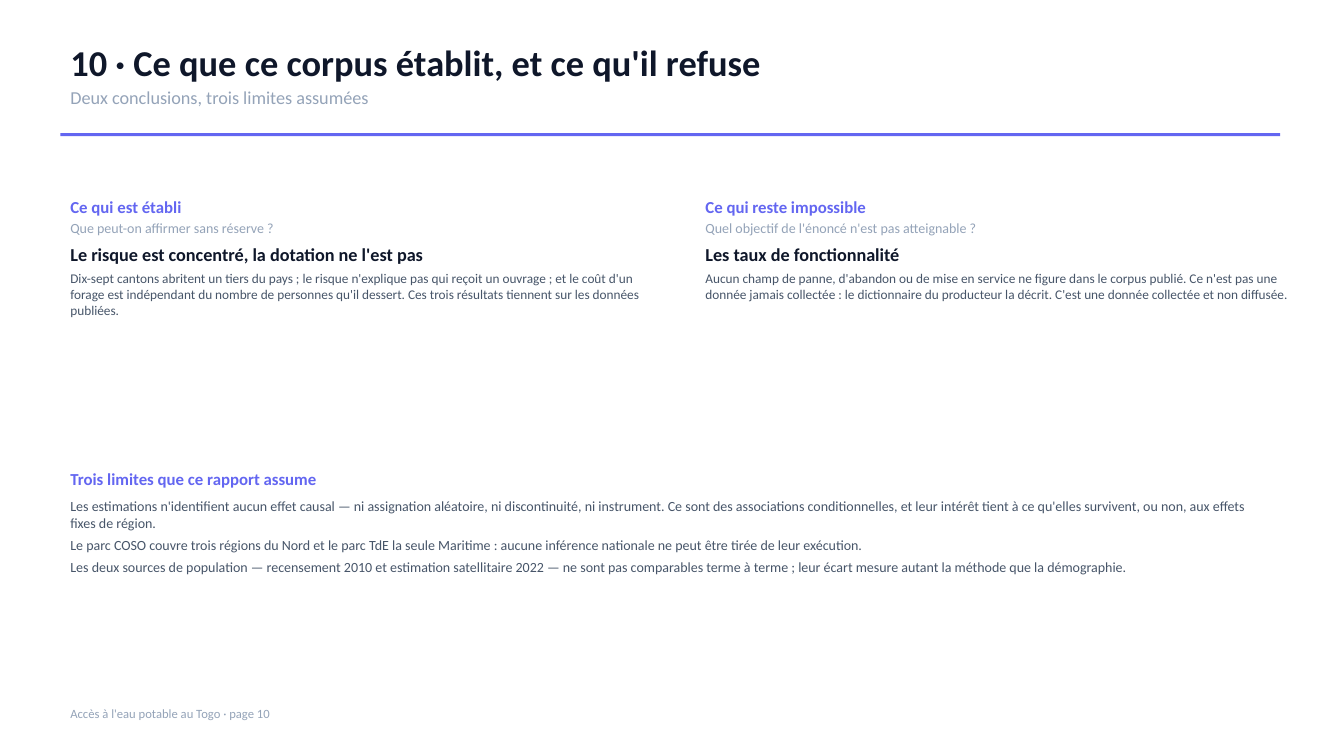
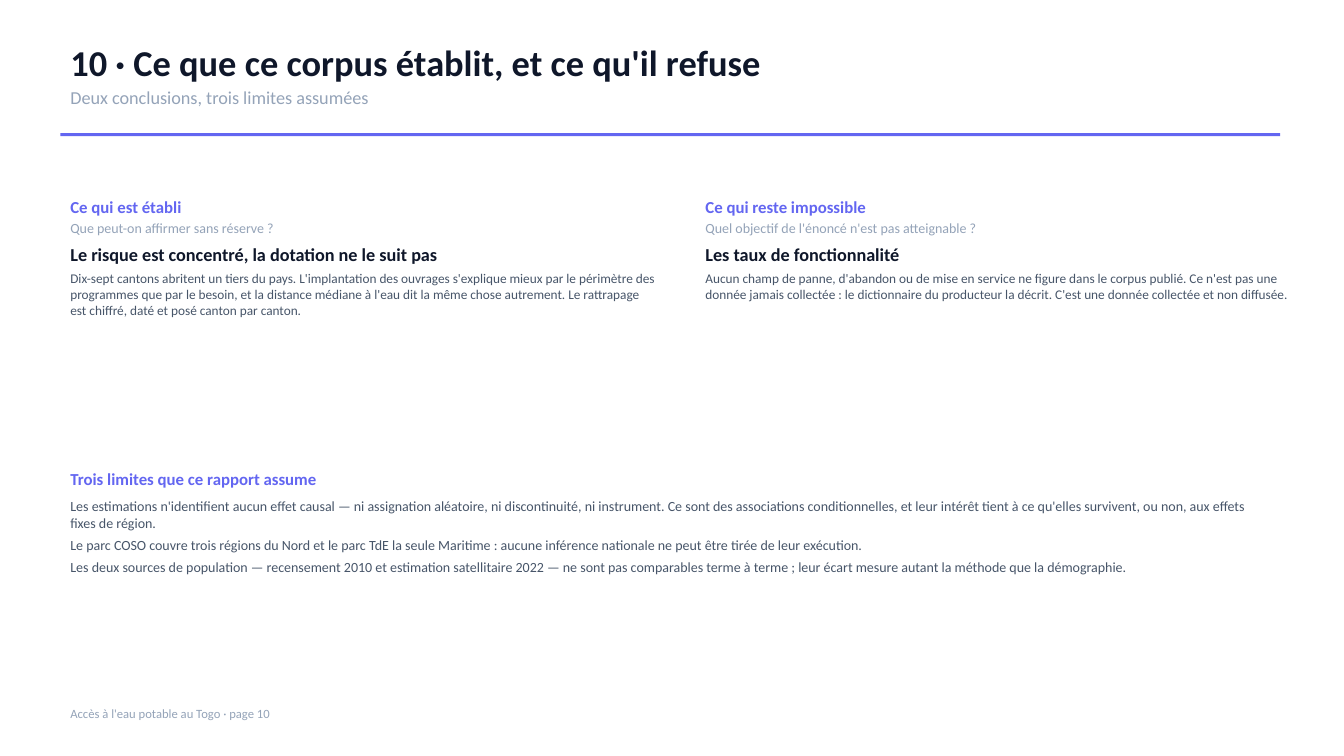
Before and after one commit to Bernardpip/data_lab_challenges, a slide deck: slide 10 of Togo-environnement-hydrolique/rapport/Togo_Eau_Assainissement_Rapport.pptx. Drawn at 1344x756 pixels with LibreOffice and Linux fonts; fonts in the diff are those of the drawing. Boxes give left, top, right and bottom in pixels: in the first picture for what was removed or moved away, otherwise in the second. Text is boxed around its words. In the diff, an @@ line names an element or a change of style, - is before the commit and + after.

```diff
--- a/Togo-environnement-hydrolique/rapport/Togo_Eau_Assainissement_Rapport.pptx
+++ b/Togo-environnement-hydrolique/rapport/Togo_Eau_Assainissement_Rapport.pptx
@@ text at (x1=70, y1=248, x2=655, y2=317): text changed @@
-Le risque est concentré, la dotation ne l'est pas
-Dix-sept cantons abritent un tiers du pays ; le risque n'explique pas qui reçoit un ouvrage ; et le coût d'un forage est indépendant du nombre de personnes qu'il dessert. Ces trois résultats tiennent sur les données publiées.
+Le risque est concentré, la dotation ne le suit pas
+Dix-sept cantons abritent un tiers du pays. L'implantation des ouvrages s'explique mieux par le périmètre des programmes que par le besoin, et la distance médiane à l'eau dit la même chose autrement. Le rattrapage est chiffré, daté et posé canton par canton.
```
Also in this commit, not shown: 5 other slides changed, 3 slides added, 3 slides removed, 11 other files.
